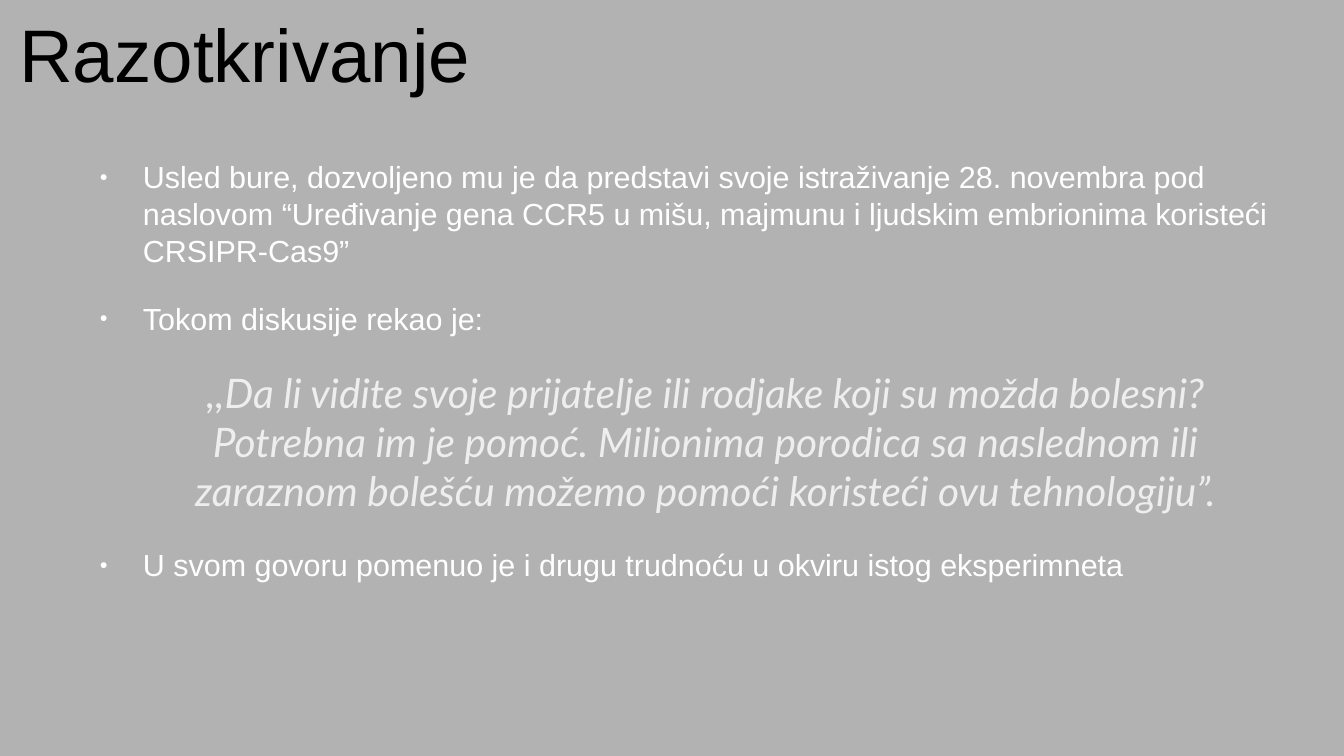
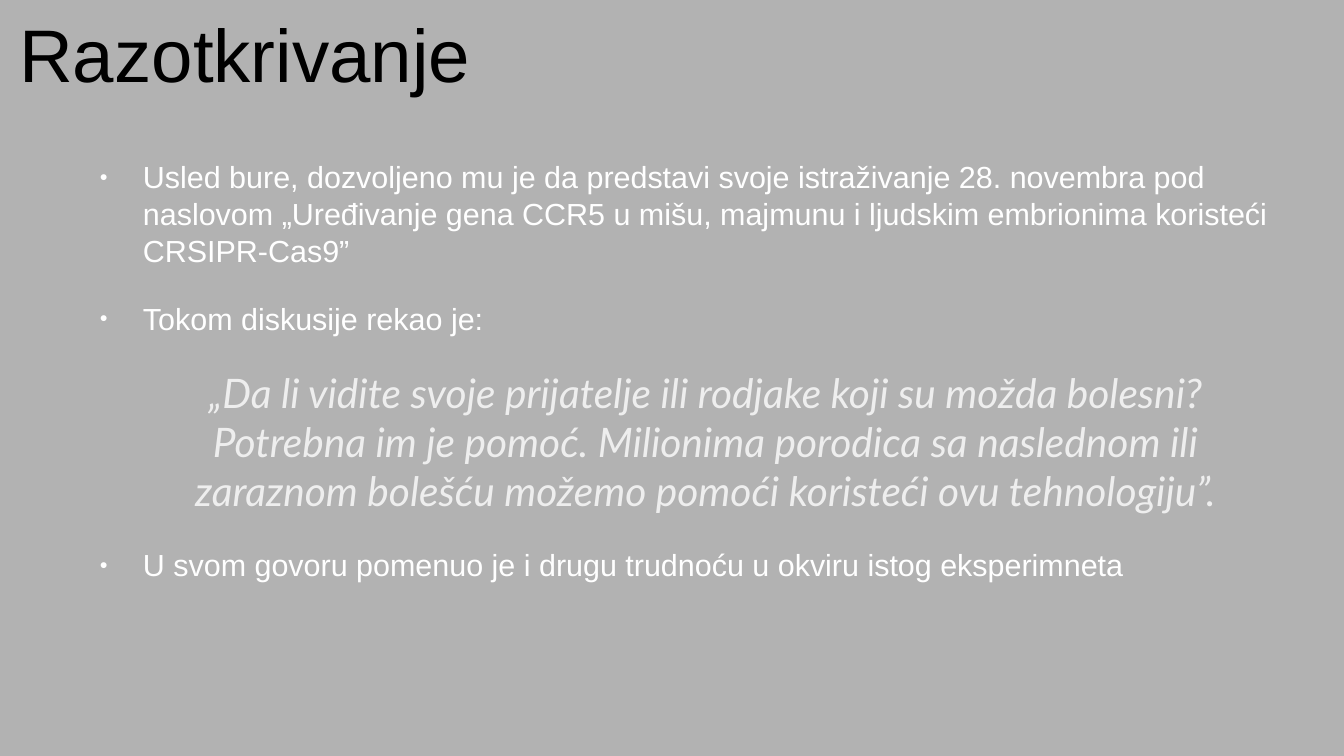
Before and after one commit to NikolaBelak/He-Jiankui-afera, a slide deck: slide 6 of He Jiankui afera.odp. Drawn at 1344x756 pixels with LibreOffice and Linux fonts; fonts in the diff are those of the drawing. Boxes give left, top, right and bottom in pixels: in the first picture for what was removed or moved away, otherwise in the second. Text is boxed around its words. In the diff, an @@ line names an element or a change of style, - is before the commit and + after.

```diff
--- a/He Jiankui afera.odp
+++ b/He Jiankui afera.odp
@@ text at [143,166,1267,262]: text changed @@
-● Usled bure, dozvoljeno mu je da predstavi svoje istraživanje 28. novembra pod naslovom “Uređivanje gena CCR5 u mišu, majmunu i ljudskim embrionima koristeći CRSIPR-Cas9”
+● Usled bure, dozvoljeno mu je da predstavi svoje istraživanje 28. novembra pod naslovom „Uređivanje gena CCR5 u mišu, majmunu i ljudskim embrionima koristeći CRSIPR-Cas9”
@@ text at [195,378,1216,513]: text changed @@
-,,Da li vidite svoje prijatelje ili rodjake koji su možda bolesni? Potrebna im je pomoć. Milionima porodica sa naslednom ili zaraznom bolešću možemo pomoći koristeći ovu tehnologiju”.
+„Da li vidite svoje prijatelje ili rodjake koji su možda bolesni? Potrebna im je pomoć. Milionima porodica sa naslednom ili zaraznom bolešću možemo pomoći koristeći ovu tehnologiju”.
```
Also in this commit, not shown: 8 other slides changed, 3 slides added, 1 other file.
